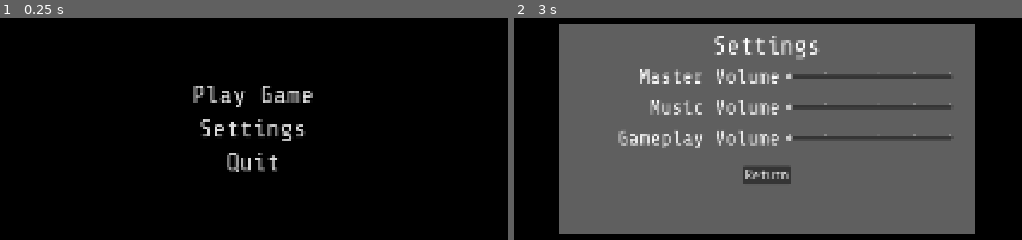
Above: before the commit, frames 1-2 (left to right).
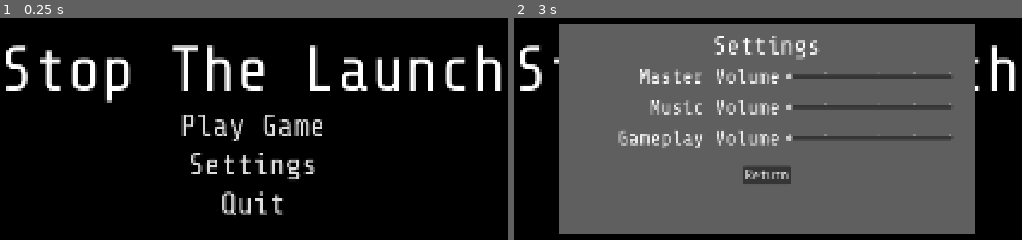
Above: after the commit, the same moments.

Repository: bukit3point0/gmtk2026
Game: Godot game, scene res://scenes/game_root.tscn
The game is run twice, just before and just after one commit, with the same random seed, the same clock (stepped at 60 frames per second) and the same inputs. Before the commit the project starts from res://scenes/game.tscn.
Inputs:
- Up to frame 1 (0.25 s): no input
- Up to frame 2 (3 s): click "Play Game" at 0.5 s; click "Play Game" at 1.25 s; click "Play Game" at 2 s; click "Settings" at 2.75 s

The runs differ from the first frame. In frame 1, 9.6% of the frame differs, in the area x 1-99%, y 12-89%; in frame 2, 1.1%.

Commit message:
name update

Diff:
--- a/scenes/game.tscn
+++ b/scenes/game.tscn
@@ -1,7 +1,3 @@
-[gd_scene format=3 uid="uid://dwl7p675kuu11"]
+[gd_scene format=3 uid="uid://crn0td2ubi874"]
 
-[ext_resource type="PackedScene" uid="uid://be4hawxc1gp7v" path="res://scenes/home.tscn" id="1_uwrxv"]
-
-[node name="GameRoot" type="Node2D" unique_id=996706110]
-
-[node name="Home" parent="." unique_id=262647136 instance=ExtResource("1_uwrxv")]
+[node name="Game" type="Node2D" unique_id=1055144618]
--- /dev/null
+++ b/scenes/game_root.tscn
@@ -0,0 +1,10 @@
+[gd_scene format=3 uid="uid://dwl7p675kuu11"]
+
+[ext_resource type="PackedScene" uid="uid://be4hawxc1gp7v" path="res://scenes/home.tscn" id="1_ni5ms"]
+[ext_resource type="PackedScene" uid="uid://crn0td2ubi874" path="res://scenes/game.tscn" id="2_uebra"]
+
+[node name="GameRoot" type="Node2D" unique_id=996706110]
+
+[node name="Home" parent="." unique_id=262647136 instance=ExtResource("1_ni5ms")]
+
+[node name="Game" parent="." unique_id=1055144618 instance=ExtResource("2_uebra")]
--- a/scenes/home.tscn
+++ b/scenes/home.tscn
@@ -24,6 +24,14 @@
 alignment = 1
 script = ExtResource("1_u4wd2")
 
+[node name="Title" type="RichTextLabel" parent="MarginContainer/VBoxContainer" unique_id=262610604]
+layout_mode = 2
+theme_override_font_sizes/normal_font_size = 150
+text = "Stop The Launch"
+fit_content = true
+horizontal_alignment = 1
+vertical_alignment = 1
+
 [node name="PlayGameButton" parent="MarginContainer/VBoxContainer" unique_id=73393664 instance=ExtResource("2_w18ys")]
 layout_mode = 2
 
--- a/scenes/settings_button.tscn
+++ b/scenes/settings_button.tscn
@@ -1,6 +1,6 @@
 [gd_scene format=3 uid="uid://bo2hvopdyrqm4"]
 
 [node name="SettingsButton" type="Button" unique_id=73393664]
-theme_override_font_sizes/font_size = 60
+theme_override_font_sizes/font_size = 72
 text = "Play Game"
 flat = true
